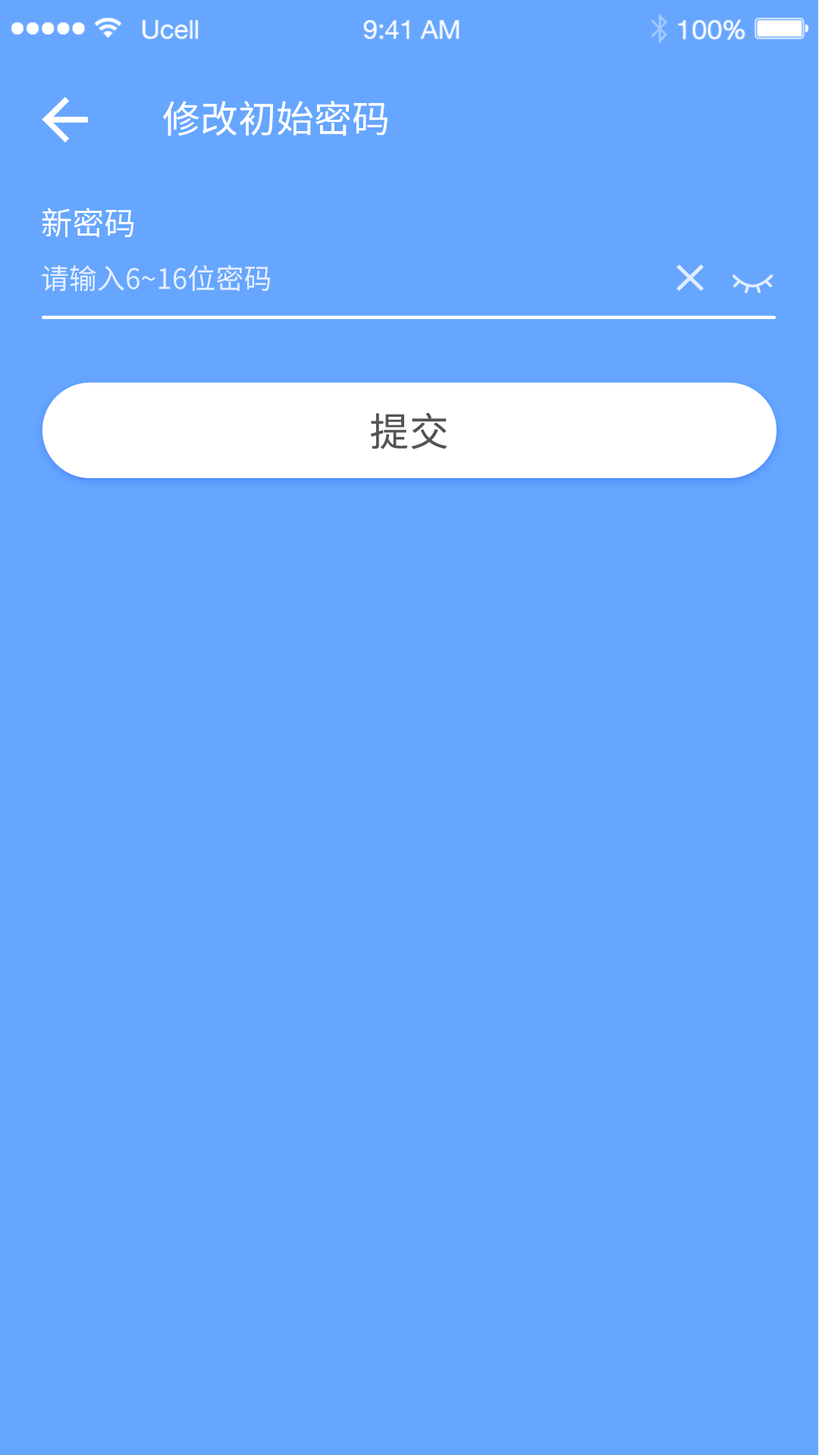
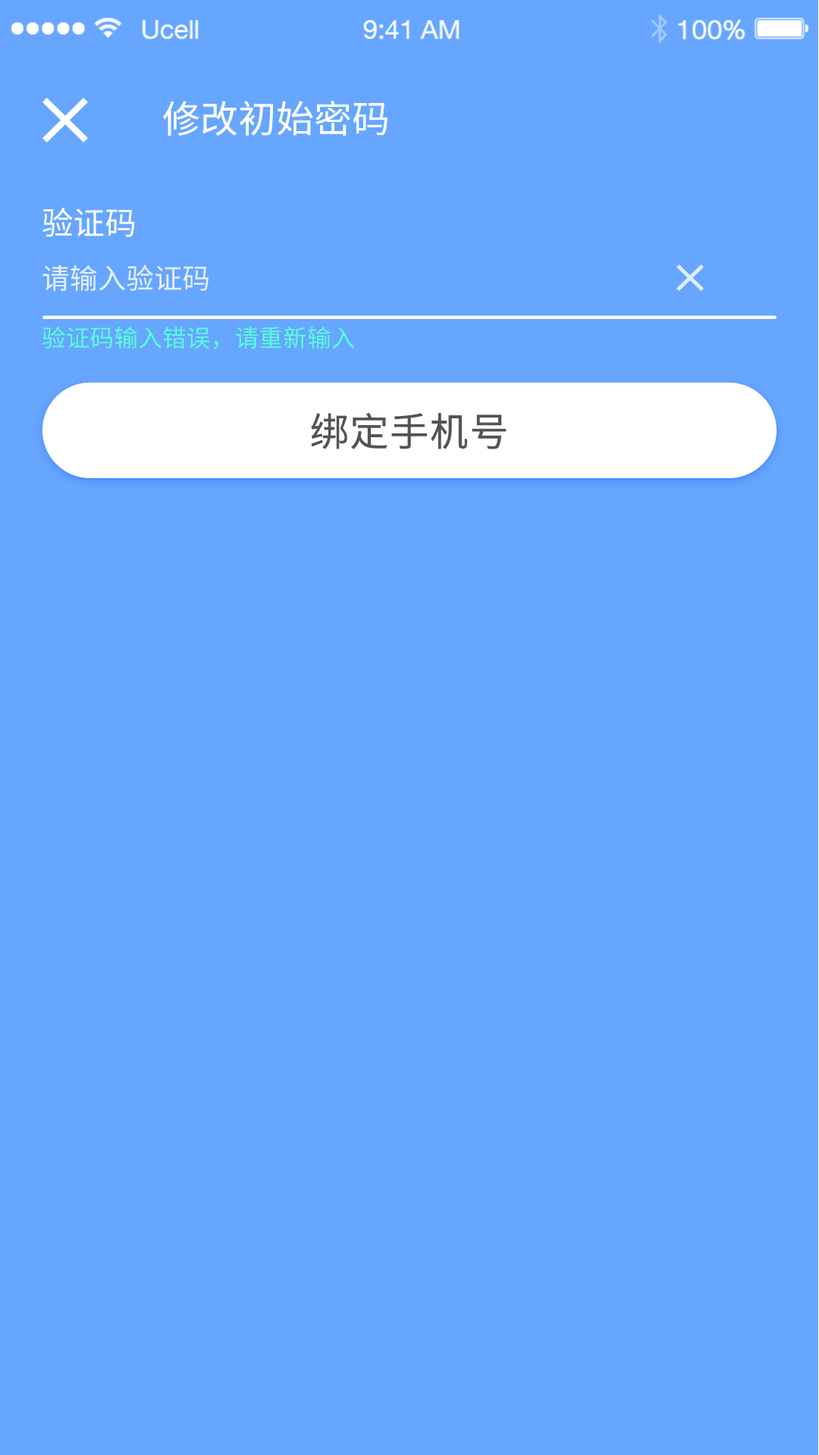
Comparing the layer stacks of the two w=819, h=1455 images. Changes:
hid "返回" over [42, 97, 88, 143]
removed layer "返回 拷贝" from group "顶部导航" over [41, 97, 88, 142]
added layer "关闭" in group "顶部导航" over [42, 97, 88, 143]
showed group "输入验证码" (10 layers) over [41, 207, 777, 450]
added layer "验证码输入错误，请重新输入" in group "Forms" over [42, 325, 355, 350]
hid group "创建新密码" (10 layers) over [41, 207, 777, 450]
